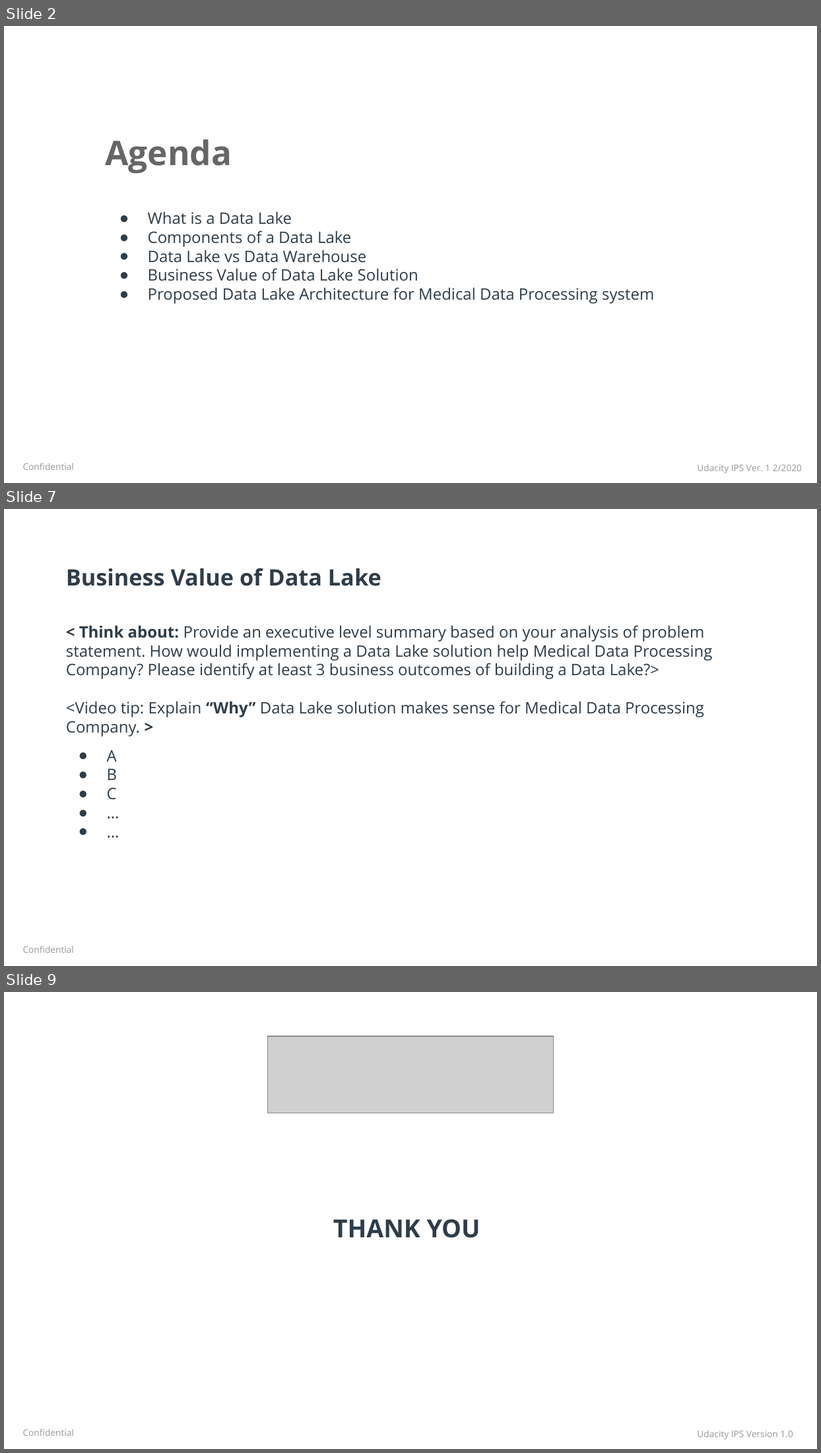
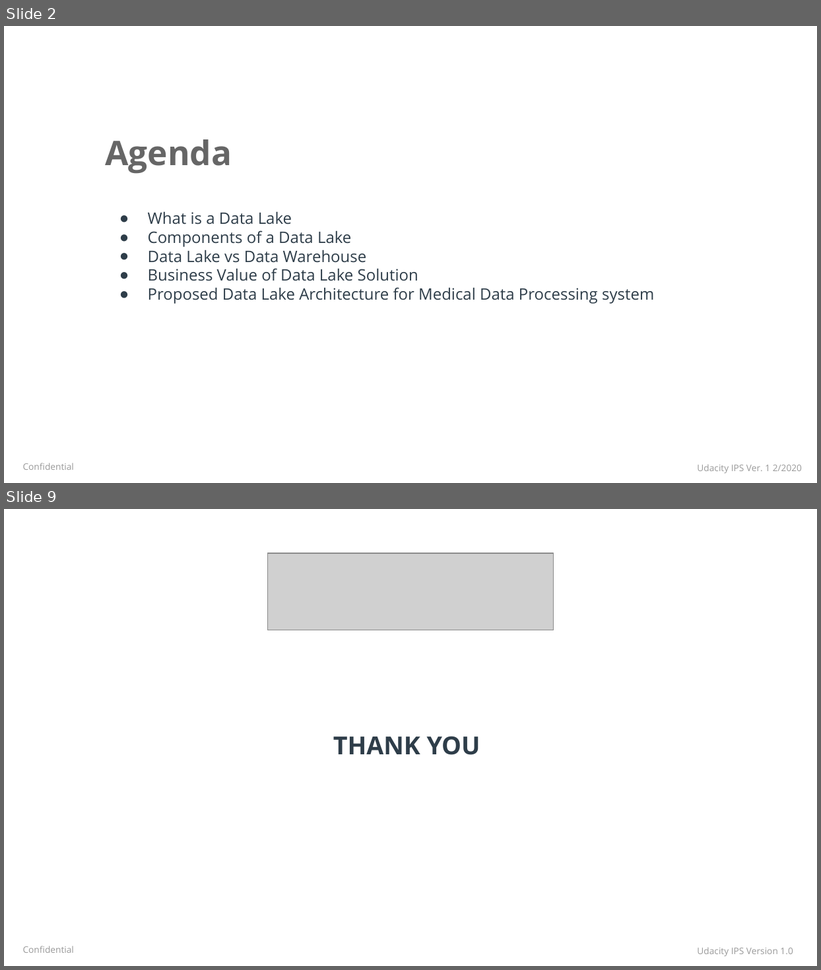
Before and after one commit to Polyhistor/MedialDataProcessingCo-DataLake-Design, a slide deck: datalakeexecutivepresentation-starter-1.pptx. Shown one above the other, each under a label of ours: slides 2, 7 and 9 before the commit, slides 2 and 9 after it; the slides between them are not shown. The pictures are 821x1453 and 821x970 pixels, drawn with LibreOffice and Linux fonts; fonts in the diff are those of the drawing; grey boxes stand for pictures; background and template pictures are left out. Boxes give left, top, right and bottom in pixels: in the first picture for what was removed or moved away, otherwise in the second. Text is boxed around its words. In the diff, an @@ line names an element or a change of style, - is before the commit and + after.

```diff
--- a/datalakeexecutivepresentation-starter-1.pptx
+++ b/datalakeexecutivepresentation-starter-1.pptx
@@ slide 7 removed at [4,509,817,966], background picture (left out); not listed: 1 template element that a slide beside it also shows @@
@@ title removed at [66,568,382,586] @@
-Business Value of Data Lake
@@ subtitle removed at [66,625,713,737] @@
-< Think about: Provide an executive level summary based on your analysis of problem statement. How would implementing a Data Lake solution help Medical Data Processing Company? Please identify at least 3 business outcomes of building a Data Lake?>
-<Video tip: Explain “Why” Data Lake solution makes sense for Medical Data Processing Company. >
@@ text removed at [107,751,118,800] @@
-● A
-● B
-● C
-● …
-● ...
```
Also in this commit, not shown: 4 slides changed, 2 slides added, 1 other slide removed.
